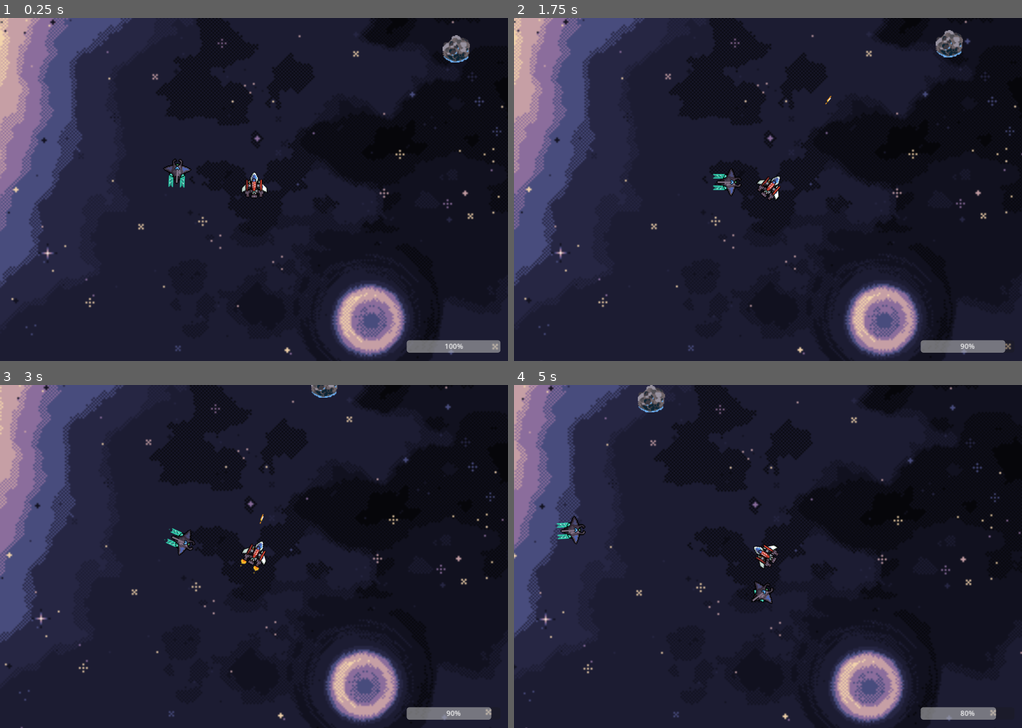
Above: before the commit, frames 1-4 (two rows, left to right).
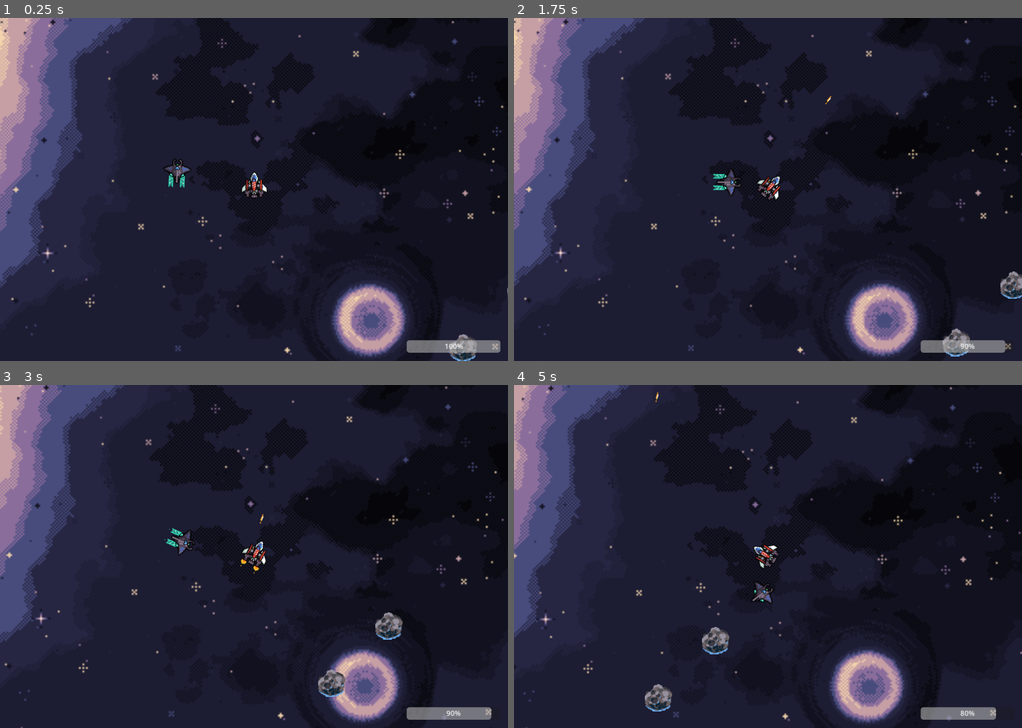
Above: after the commit, the same moments.

Repository: agatapias/void_scrapers
Game: Godot game, scene res://main.tscn
Same seed, same stepped clock (60 frames per second), same inputs: the game is played once before the commit and once after it.
Inputs:
- Up to frame 1 (0.25 s): no input
- Up to frame 2 (1.75 s): tap Enter at 0.5 s; hold Right (ui_right) 0.53-1.28 s; tap Space (shoot) at 0.6, 1.35 s; hold Left (ui_left) from 1.28 s (still down)
- Up to frame 3 (3 s): release Left (ui_left) at 2.03 s; hold Right (ui_right) 2.03-2.78 s; tap Space (shoot) at 2.1, 2.85 s; hold Up (ui_up) from 2.78 s (still down)
- Up to frame 4 (5 s): release Up (ui_up) at 3.53 s; hold Left (ui_left) from 3.53 s (still down); tap Space (shoot) at 3.6, 4.35 s

The runs differ from the first frame. In frame 1, 0.5% of the frame differs, in the area x 87-100%, y 5-100%; in frame 2, 0.8%; in frame 3, 0.8%; in frame 4, 1.1%, in the area x 8-43%, y 0-96%.

Commit message:
added fixes

Diff:
--- a/Scout.gd
+++ b/Scout.gd
@@ -24,6 +24,9 @@
 	if target == null:
 		target = get_tree().get_nodes_in_group("Spaceship")[0]
 	else:
+		if position.distance_to(target.position) > 400:
+			return
+
 		var targetVector = _target_vector()
 		apply_impulse(targetVector)
 
@@ -34,7 +37,6 @@
 		var acc
 		if v0:
 			acc  = (linear_velocity  - v0) / delta
-			print("acc: ", acc)
 		v0 = linear_velocity
 
 		if acc and acc > Vector2.ZERO:
@@ -54,9 +56,8 @@
 			else:
 				$AnimatedSprite2D.animation = "default"
 
+
 func _on_body_entered(body: Node):
-	print("enemy _on_body_entered called")
-	print(body.name)
 	get_damage(10)
 
 	if _health <= 0:
@@ -64,7 +65,7 @@
 		self.add_child(timer)
 
 		timer.connect("timeout", queue_free)
-		timer.set_wait_time(0.6)
+		timer.set_wait_time(0.5)
 		timer.start()
 
 
--- a/main.tscn
+++ b/main.tscn
@@ -19,7 +19,7 @@
 metadata/_edit_group_ = true
 
 [node name="Asteroid" parent="." groups=["Asteroid"] instance=ExtResource("2_i6m1y")]
-position = Vector2(229, -159)
+position = Vector2(-290, -298)
 
 [node name="SpaceBackground" type="ParallaxBackground" parent="."]
 
@@ -51,9 +51,35 @@
 
 [node name="Asteroid3" parent="." groups=["Asteroid"] instance=ExtResource("2_i6m1y")]
 position = Vector2(506, -388)
+scale = Vector2(2, 2)
 
 [node name="Asteroid2" parent="." groups=["Asteroid"] instance=ExtResource("2_i6m1y")]
 position = Vector2(209, -226)
 
 [node name="Scout2" parent="." instance=ExtResource("8_eg7m5")]
 position = Vector2(-387, 314)
+
+[node name="Asteroid4" parent="." groups=["Asteroid"] instance=ExtResource("2_i6m1y")]
+position = Vector2(458, -318)
+
+[node name="Scout3" parent="." instance=ExtResource("8_eg7m5")]
+position = Vector2(745, -557)
+
+[node name="Asteroid5" parent="." groups=["Asteroid"] instance=ExtResource("2_i6m1y")]
+position = Vector2(-633, -376)
+scale = Vector2(2.5, 2.5)
+
+[node name="Asteroid6" parent="." groups=["Asteroid"] instance=ExtResource("2_i6m1y")]
+position = Vector2(636, 387)
+scale = Vector2(3, 3)
+
+[node name="Asteroid7" parent="." groups=["Asteroid"] instance=ExtResource("2_i6m1y")]
+position = Vector2(-290, -298)
+scale = Vector2(1.5, 1.5)
+
+[node name="Asteroid8" parent="." groups=["Asteroid"] instance=ExtResource("2_i6m1y")]
+position = Vector2(302, 115)
+scale = Vector2(1.5, 1.5)
+
+[node name="Asteroid9" parent="." groups=["Asteroid"] instance=ExtResource("2_i6m1y")]
+position = Vector2(237, 180)
